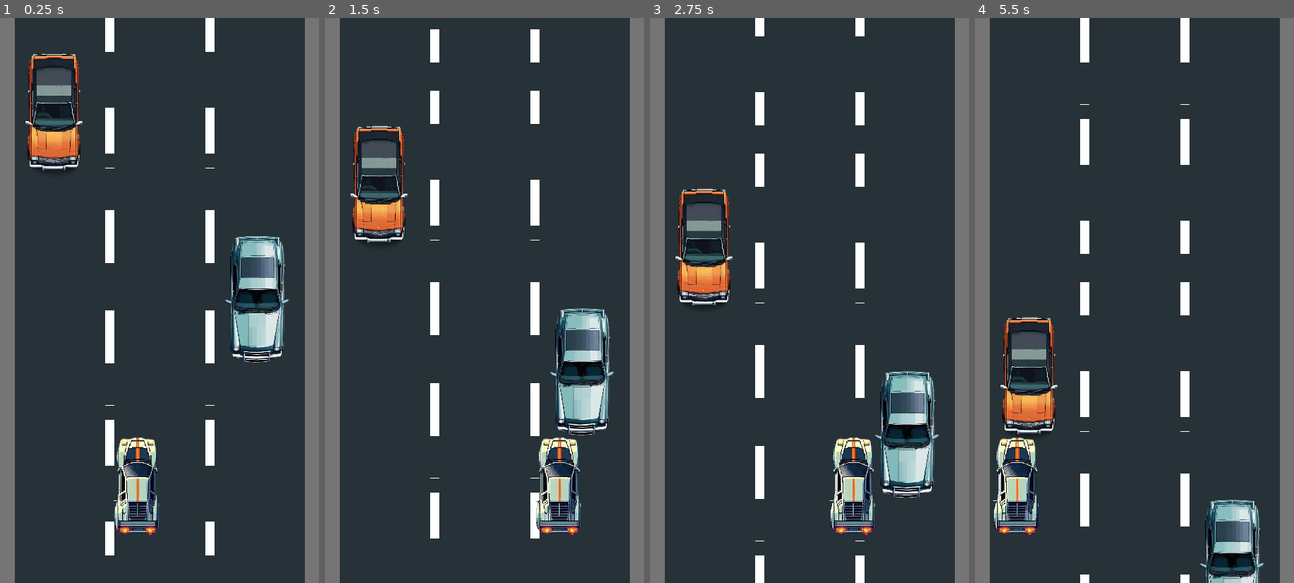
Above: before the commit, frames 1-4 (left to right).
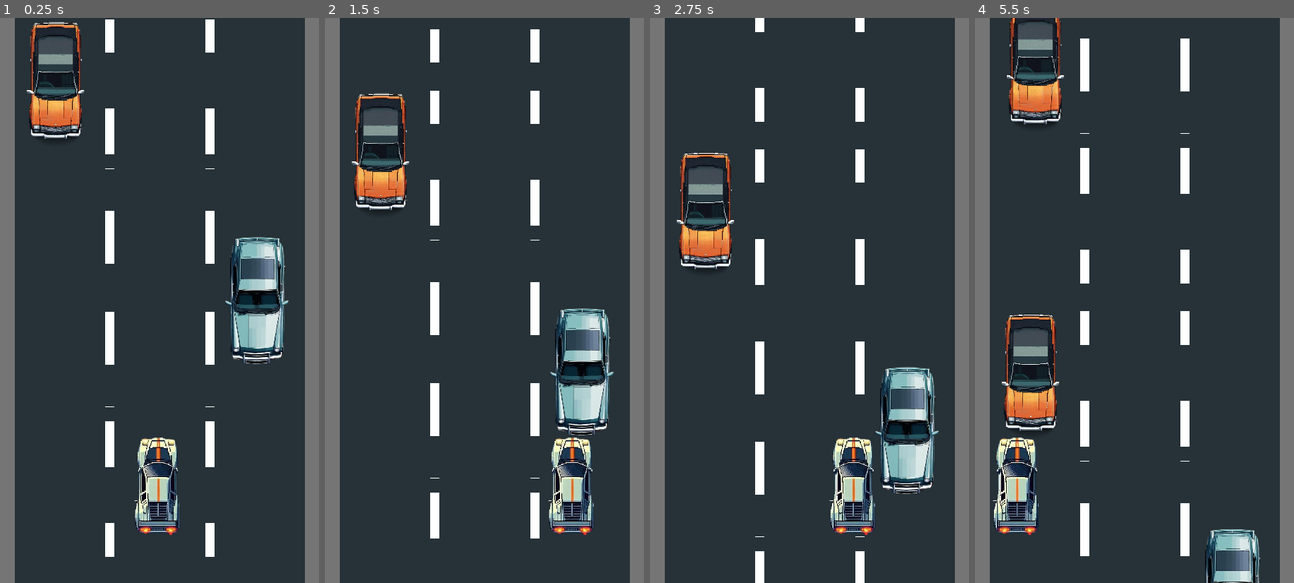
Above: after the commit, the same moments.

Repository: schadha2w/RoadMayhem
Game: Godot game, scene res://Scene/main.tscn
Same seed, same stepped clock (60 frames per second), same inputs: the game is played once before the commit and once after it.
Inputs:
- Up to frame 1 (0.25 s): no input
- Up to frame 2 (1.5 s): hold Right (ui_right) 0.53-1.28 s; hold Left (ui_left) from 1.28 s (still down)
- Up to frame 3 (2.75 s): release Left (ui_left) at 2.03 s; hold Right (ui_right) from 2.03 s (still down)
- Up to frame 4 (5.5 s): release Right (ui_right) at 3.53 s; hold Left (ui_left) from 3.53 s (still down)

The runs differ from the first frame. In frame 1, 7.5% of the frame differs, in the area x 7-91%, y 0-96%; in frame 2, 5.9%; in frame 3, 5.9%; in frame 4, 9.8%, in the area x 7-91%, y 0-100%.

Commit message:
added cars spawing

Diff:
--- a/Scene/Player.tscn
+++ b/Scene/Player.tscn
@@ -14,14 +14,6 @@
 
 [node name="Area2D" type="Area2D" parent="."]
 
-[node name="ColorRect" type="ColorRect" parent="."]
-visible = false
-offset_left = -6.0
-offset_top = -2.0
-offset_right = 87.0
-offset_bottom = 140.0
-color = Color(0.796796, 0.0600978, 3.85046e-07, 1)
-
 [node name="Whitecar2" type="Sprite2D" parent="."]
 position = Vector2(14, 35)
 scale = Vector2(0.799691, 0.853395)
--- a/Scene/car1.tscn
+++ b/Scene/car1.tscn
@@ -5,15 +5,16 @@
 [sub_resource type="RectangleShape2D" id="RectangleShape2D_06sqq"]
 size = Vector2(94, 208)
 
-[node name="Car1" type="Node2D"]
+[node name="Car1" type="CharacterBody2D"]
 
-[node name="CharacterBody2D" type="CharacterBody2D" parent="."]
-
-[node name="CollisionShape2D" type="CollisionShape2D" parent="CharacterBody2D"]
-position = Vector2(1659, 779)
+[node name="CollisionShape2D" type="CollisionShape2D" parent="."]
 shape = SubResource("RectangleShape2D_06sqq")
 
 [node name="Orangecar" type="Sprite2D" parent="."]
-position = Vector2(1660, 781)
 scale = Vector2(0.5425, 0.571)
 texture = ExtResource("1_csqbg")
+
+[node name="Area2D" type="Area2D" parent="."]
+
+[node name="CollisionShape2D" type="CollisionShape2D" parent="Area2D"]
+shape = SubResource("RectangleShape2D_06sqq")
--- a/Scene/main.tscn
+++ b/Scene/main.tscn
@@ -1,5 +1,6 @@
-[gd_scene load_steps=10 format=3 uid="uid://d1o5cmmtxhvu7"]
+[gd_scene load_steps=12 format=3 uid="uid://d1o5cmmtxhvu7"]
 
+[ext_resource type="Script" path="res://Scripts/main.gd" id="1_4af3n"]
 [ext_resource type="PackedScene" uid="uid://d1mpswf3cyen4" path="res://Scene/Player.tscn" id="1_647k2"]
 [ext_resource type="Texture2D" uid="uid://kmvww403s6u6" path="res://Assets/road.png" id="1_blpgp"]
 [ext_resource type="Script" path="res://Scripts/camera.gd" id="2_beba1"]
@@ -8,6 +9,9 @@
 [ext_resource type="PackedScene" uid="uid://bxol8yb2tc1su" path="res://Scene/car2.tscn" id="5_hgljf"]
 [ext_resource type="PackedScene" uid="uid://bc8qfot4g1kts" path="res://Scene/car1.tscn" id="6_yciaq"]
 
+[sub_resource type="RectangleShape2D" id="RectangleShape2D_ew082"]
+size = Vector2(548, 20)
+
 [sub_resource type="RectangleShape2D" id="RectangleShape2D_i3h08"]
 size = Vector2(24, 1920)
 
@@ -15,15 +19,33 @@
 size = Vector2(24, 1920)
 
 [node name="Node2D" type="Node2D"]
+script = ExtResource("1_4af3n")
+car_scene = ExtResource("6_yciaq")
 
 [node name="CharacterBody2D" type="CharacterBody2D" parent="."]
 
 [node name="Player" parent="." instance=ExtResource("1_647k2")]
-position = Vector2(-139, 847)
+position = Vector2(-104, 845)
+
+[node name="Area2D2" type="Area2D" parent="Player"]
+position = Vector2(-40, -284)
+
+[node name="CollisionShape2D" type="CollisionShape2D" parent="Player/Area2D2"]
+position = Vector2(44, 0)
+shape = SubResource("RectangleShape2D_ew082")
 
 [node name="Camera2D" type="Camera2D" parent="."]
 position = Vector2(-100, 533)
 script = ExtResource("2_beba1")
+
+[node name="spawn_one" type="Marker2D" parent="Camera2D"]
+position = Vector2(-169, -604)
+
+[node name="spawn_two" type="Marker2D" parent="Camera2D"]
+position = Vector2(-4, -609)
+
+[node name="spawn_three" type="Marker2D" parent="Camera2D"]
+position = Vector2(176, -614)
 
 [node name="ParallaxBackground" type="ParallaxBackground" parent="."]
 offset = Vector2(99, 385)
@@ -55,8 +77,10 @@
 position = Vector2(-356, 700)
 shape = SubResource("RectangleShape2D_rx7t1")
 
-[node name="Car1" parent="." instance=ExtResource("6_yciaq")]
-position = Vector2(-1940, -589)
-
 [node name="Car2" parent="." instance=ExtResource("5_hgljf")]
 position = Vector2(3, 313)
+
+[node name="Car1" parent="." instance=ExtResource("6_yciaq")]
+position = Vector2(-277, 137)
+
+[connection signal="area_entered" from="Player/Area2D2" to="." method="_on_area_entered"]
--- a/Scene/menu.tscn
+++ b/Scene/menu.tscn
@@ -1,7 +1,7 @@
-[gd_scene load_steps=4 format=3 uid="uid://b8p7hjghg4cxu"]
+[gd_scene load_steps=4 format=3 uid="uid://xfo0mrrmihpl"]
 
 [ext_resource type="Texture2D" uid="uid://bbw8i6v8xh7cr" path="res://Scene/Main Menu 1.png" id="1_2ftqv"]
-[ext_resource type="Script" path="res://Scene/menu.gd" id="1_ubuvw"]
+[ext_resource type="Script" path="res://Scripts/menu.gd" id="1_ubuvw"]
 [ext_resource type="AudioStream" uid="uid://ct0l6wnr1yty2" path="res://Scene/highway-167255.ogg" id="3_a402u"]
 
 [node name="Control" type="Control"]
--- /dev/null
+++ b/Scripts/main.gd
@@ -0,0 +1,16 @@
+extends Node2D
+
+@onready var points = [$Camera2D/spawn_one, $Camera2D/spawn_two, $Camera2D/spawn_three]
+
+@export var car_scene : PackedScene
+
+var rand = RandomNumberGenerator.new()
+
+
+
+
+func _on_area_entered(area: Area2D) -> void:
+	var point = points[rand.randi_range(0,2)]
+	var car = car_scene.instantiate()
+	car.global_position = point.global_position
+	add_child(car)
--- a/Scene/menu.gd
+++ b/Scripts/menu.gd
@@ -10,7 +10,7 @@
 
 func _on_play_button_pressed() -> void:
 	# Load the game scene
-	get_tree().change_scene_to_file("res://level.tscn")  # Change this to your actual game scene path
+	get_tree().change_scene_to_file("res://scene/main.tscn")  # Change this to your actual game scene path
 
 func _on_exit_button_pressed() -> void:
 	# Exit the game
